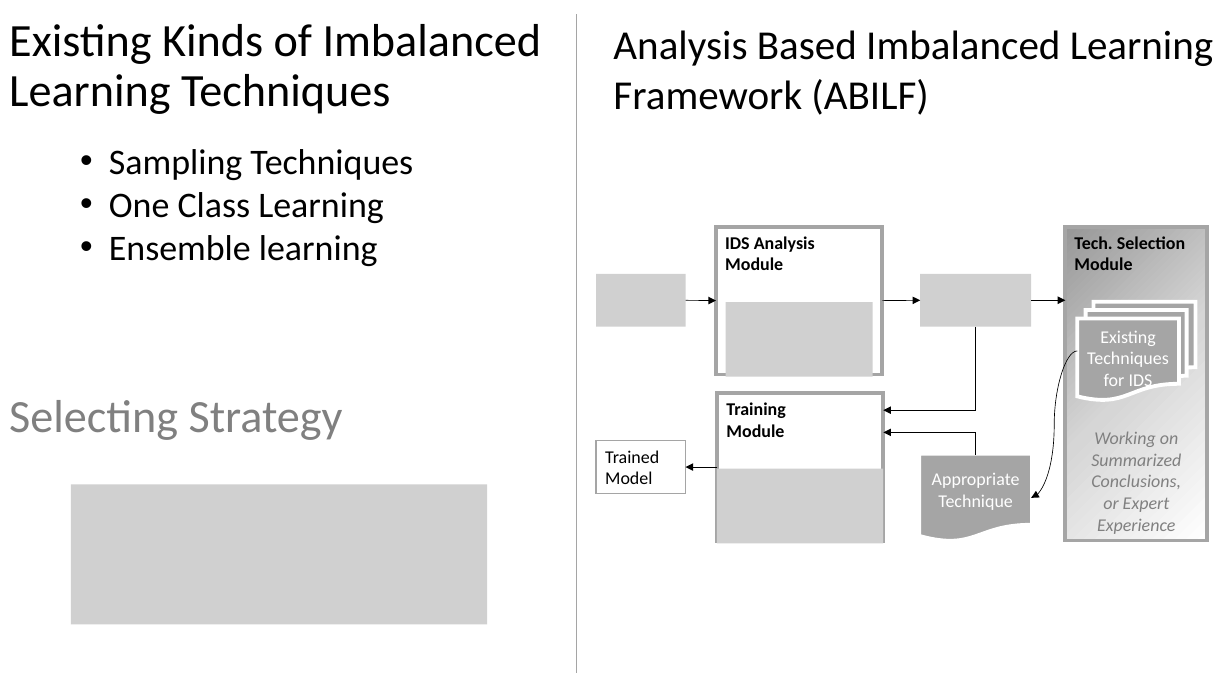
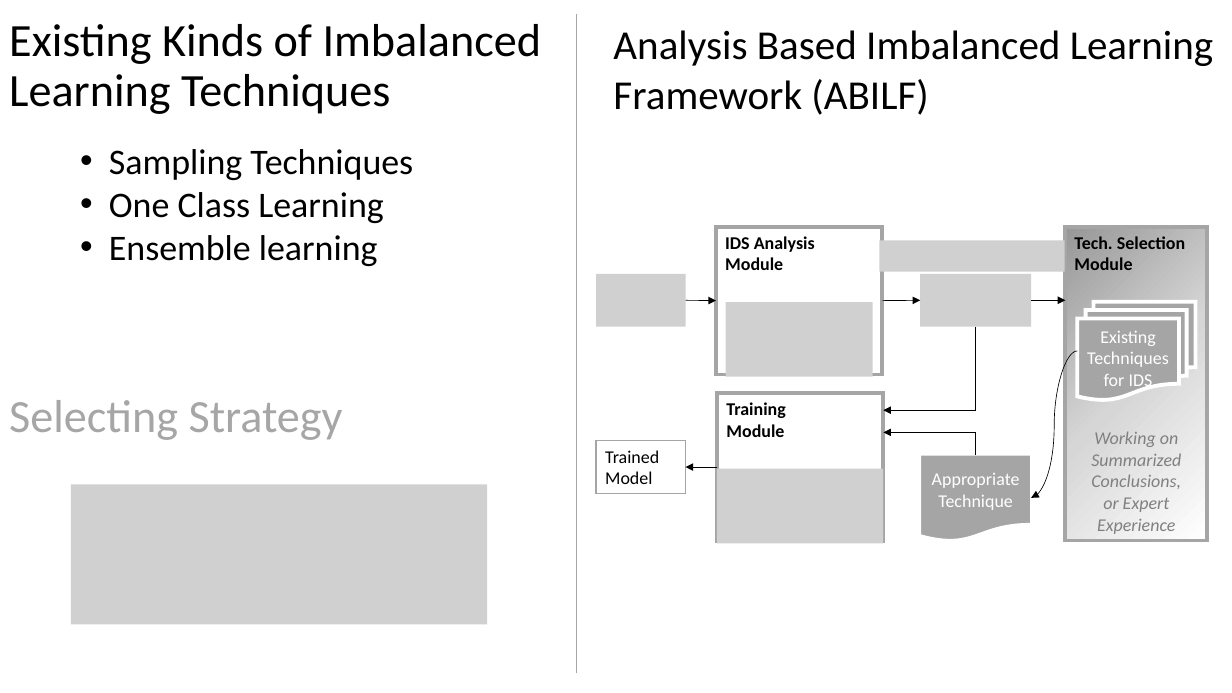
Before and after one commit to RKDSOne/ids, a slide deck: slide 17 of slides&notes/Learning on imbalanced data.pptx. Drawn at 1232x693 pixels with LibreOffice and Linux fonts; fonts in the diff are those of the drawing; grey boxes stand for pictures. Boxes give left, top, right and bottom in pixels: in the first picture for what was removed or moved away, otherwise in the second. Text is boxed around its words. In the diff, an @@ line names an element or a change of style, - is before the commit and + after.

```diff
--- a/slides&notes/Learning on imbalanced data.pptx
+++ b/slides&notes/Learning on imbalanced data.pptx
@@ picture added at bbox=[880, 240, 1066, 272] @@
@@ text "Selecting Strategy" at bbox=[9, 400, 343, 440]: text colour #808080 to #A6A6A6 @@
```
Also in this commit, not shown: 2 other slides changed, 4 slides added.
